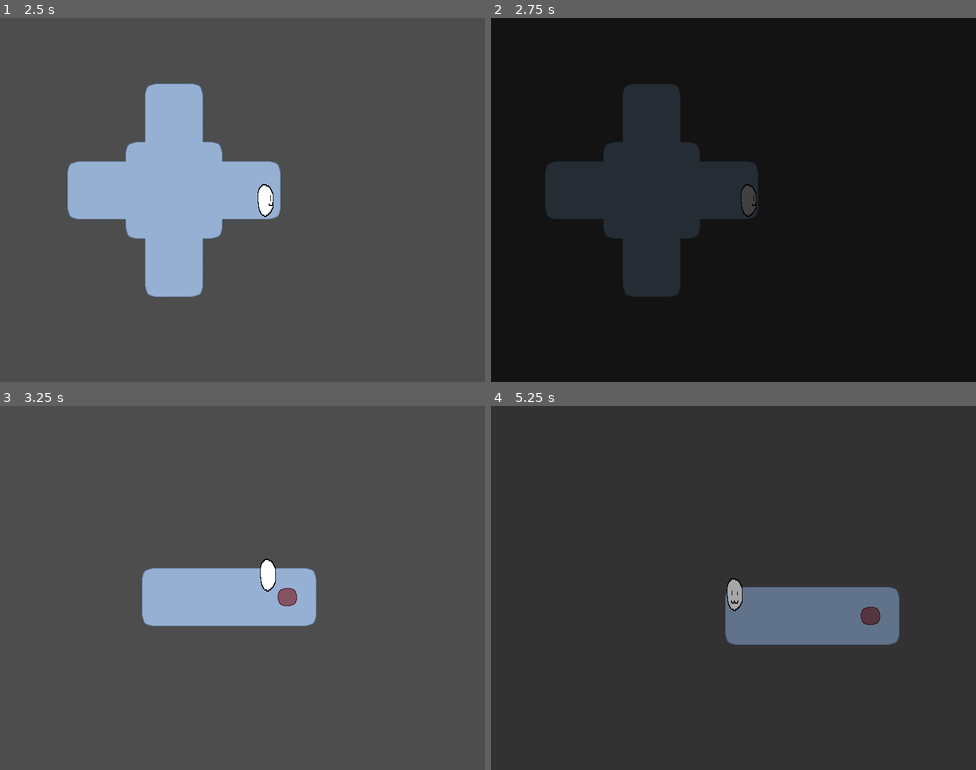
Above: before the commit, frames 1-4 (two rows, left to right).
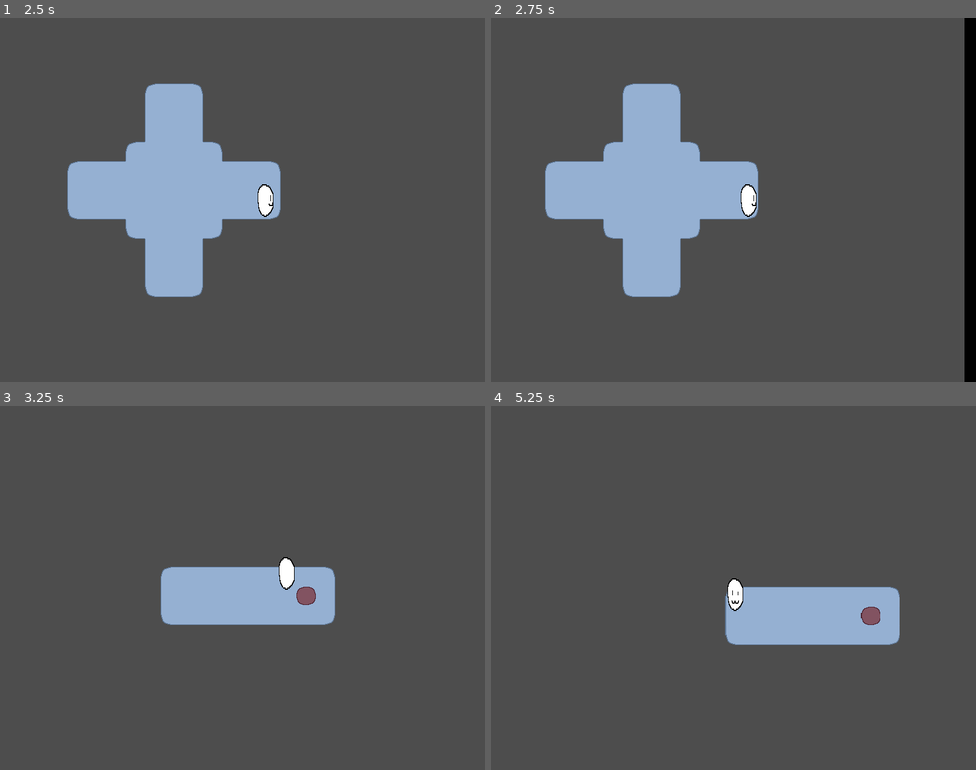
Above: after the commit, the same moments.

Repository: RubeculaBee/dream-catcher
Game: Godot game, scene res://Scenes/game.tscn
Same seed, same stepped clock (60 frames per second), same inputs: the game is played once before the commit and once after it.
Inputs:
- Up to frame 1 (2.5 s): tap Enter at 0.5 s; hold Right (right) 0.53-1.28 s; hold Down (down) 1.28-2.03 s; hold Right (right) from 2.03 s (still down)
- Up to frame 2 (2.75 s): keep holding Right (right)
- Up to frame 3 (3.25 s): release Right (right) at 2.78 s; hold Up (up) from 2.78 s (still down)
- Up to frame 4 (5.25 s): release Up (up) at 3.53 s; hold Left (left) 3.53-5.03 s; hold Down (down) from 5.03 s (still down)

Frame 1 is identical in both runs. In frame 2, 98% of the frame differs, in the area x 0-98%, y 0-100%; in frame 3, 2.4%; in frame 4, 100%, in the area x 0-100%, y 0-100%.

Commit message:
implemented swupe transitions

Diff:
--- a/Scripts/game_manager.gd
+++ b/Scripts/game_manager.gd
@@ -56,7 +56,7 @@
 	player_move_response.emit(valid_move)
 
 func _on_transition(transition: ScreenTransition, offset: Vector2):
-	camera.fade_transition()
+	camera.swipe_transition()
 	await camera.screen_covered
 
 	current_room.queue_free()
--- a/Scripts/player_camera.gd
+++ b/Scripts/player_camera.gd
@@ -18,3 +18,17 @@
 	tween.tween_property(screen_cover, "color", Color(0, 0, 0, 1), 0.25)
 	tween.tween_callback(screen_covered.emit)
 	tween.tween_property(screen_cover, "color", Color(0, 0, 0, 0), 0.25)
+
+func swipe_transition() -> void:
+	screen_cover.position = Vector2(800, -screen_cover.size.y/2)
+	screen_cover.color.a = 1
+
+	var tween: Tween = create_tween()
+	tween.set_trans(Tween.TRANS_QUAD)
+
+	# tween.set_ease(Tween.EASE_IN)
+	tween.tween_property(screen_cover, "position", Vector2(-screen_cover.size.x/2, -screen_cover.size.y/2), 0.4)
+	tween.tween_callback(screen_covered.emit)
+
+	# tween.set_ease(Tween.EASE_OUT)
+	tween.tween_property(screen_cover, "position", Vector2(-screen_cover.size.x*2, -screen_cover.size.y/2), 0.4)
